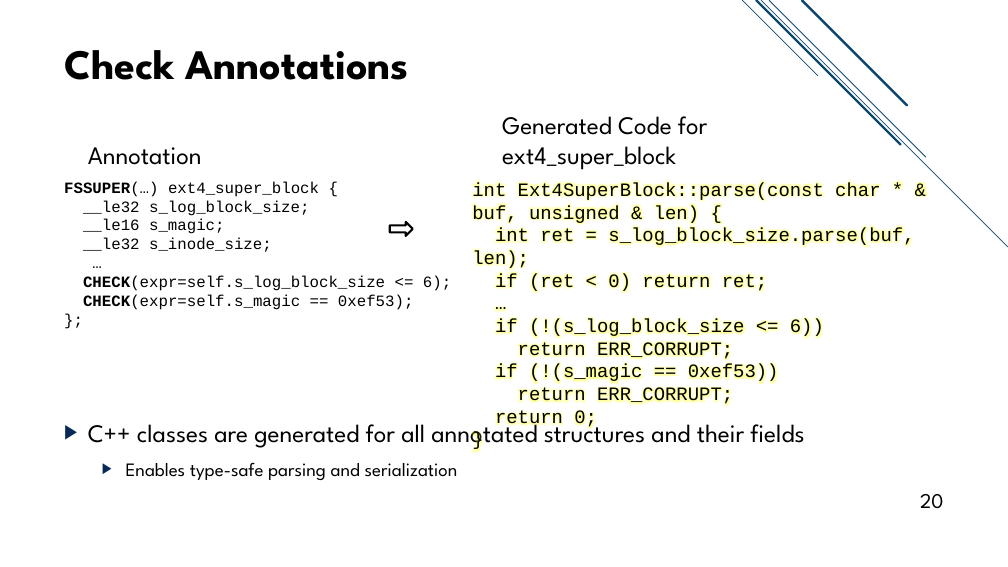
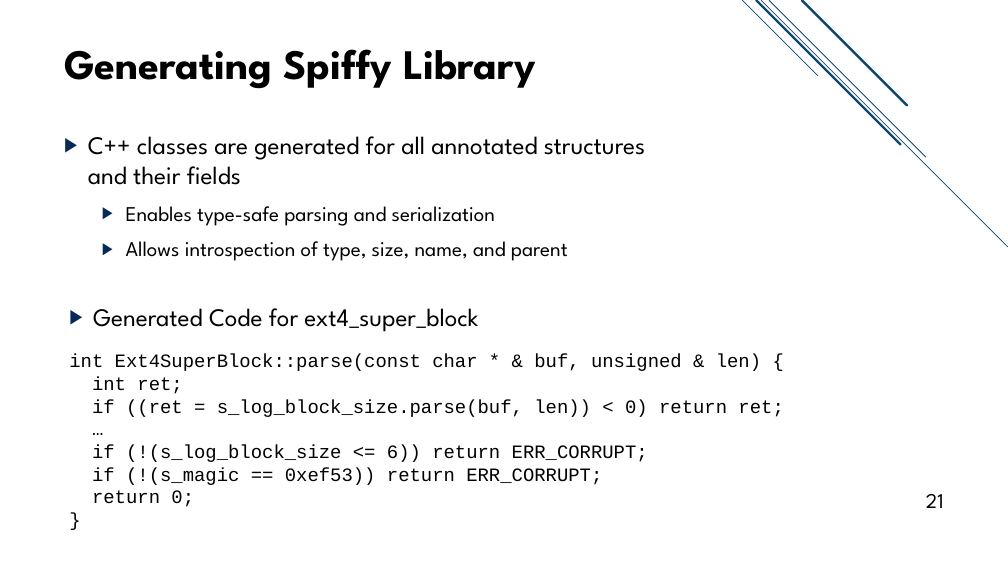
Before and after one commit to jacksun007/spiffy-paper, a slide deck: slide 21 of talk/spiffy_talk.pptx (slide 20 before the commit). Drawn at 1008x567 pixels with LibreOffice and Linux fonts; fonts in the diff are those of the drawing. Boxes give left, top, right and bottom in pixels: in the first picture for what was removed or moved away, otherwise in the second. Text is boxed around its words. In the diff, an @@ line names an element or a change of style, - is before the commit and + after.

Commit message:
updated slides to increase code font size and unify look of graphics

```diff
--- a/talk/spiffy_talk.pptx
+++ b/talk/spiffy_talk.pptx
@@ title at box(64, 49, 536, 89): text changed @@
-Check Annotations
+Generating Spiffy Library
@@ text "C++ classes are generated for ...": place and size @@
-text "C++ classes are generated for ..." at box(64, 181, 804, 480)
+text "C++ classes are generated for ..." at box(88, 136, 645, 261)
@@ text removed at box(88, 147, 202, 165) @@
-Annotation
@@ text at box(64, 181, 451, 310): paragraphs removed @@
-FSSUPER(…) ext4_super_block {
-__le32 s_log_block_size;
-__le16 s_magic;
-__le32 s_inode_size;
-…
-CHECK(expr=self.s_log_block_size <= 6);
-CHECK(expr=self.s_magic == 0xef53);
-};
@@ text at box(126, 206, 495, 226): size 18 to 20 pt in "Enables type-safe parsing and serialization" @@
@@ right arrow removed at box(390, 222, 413, 236) @@
@@ text at box(126, 241, 568, 261): paragraph added @@
+  ▶ Allows introspection of type, size, name, and parent
@@ text "Generated Code for ext4_super_block": place and size @@
-text "Generated Code for ext4_super_block" at box(502, 116, 707, 170)
+text "Generated Code for ext4_super_block" at box(93, 308, 478, 332)
@@ text "Generated Code for ext4_super_block" at box(93, 308, 478, 332): bullet none to ▶; vertical alignment bottom to top @@
@@ text "int Ext4SuperBlock::parse(const char * & ...": place and size @@
-text "int Ext4SuperBlock::parse(const char * & ..." at box(472, 183, 914, 428)
+text "int Ext4SuperBlock::parse(const char * & ..." at box(69, 354, 783, 507)
@@ text at box(92, 377, 783, 417): text changed @@
-int ret = s_log_block_size.parse(buf, len);
-if (ret < 0) return ret;
+int ret;
+if ((ret = s_log_block_size.parse(buf, len)) < 0) return ret;
@@ text at box(92, 445, 648, 485): text changed @@
-if (!(s_log_block_size <= 6))
-return ERR_CORRUPT;
-if (!(s_magic == 0xef53))
-return ERR_CORRUPT;
+if (!(s_log_block_size <= 6)) return ERR_CORRUPT;
+if (!(s_magic == 0xef53)) return ERR_CORRUPT;
@@ page number at box(926, 494, 944, 508): text changed @@
-20
+21
```
Also in this commit, not shown: 21 other slides changed, 2 slides added, 1 other file.
